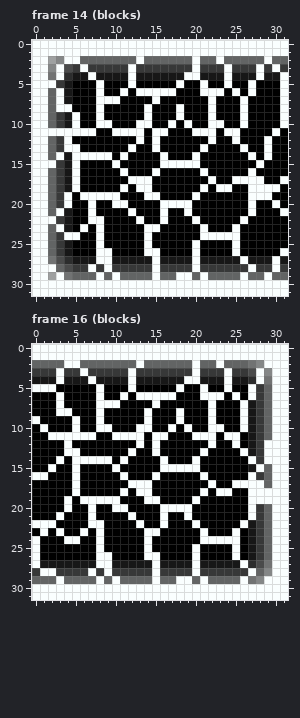
A pixel-art file gets an edit: project/ase/block.aseprite. This is how it looked before the edit.
32x32 pixels, 52 frames. Colours within 5 levels of each other are drawn and written as one. Shown: frame 14 (blocks), frame 16 (blocks). The commit also changed other frames, which this record leaves out.
Once edited:
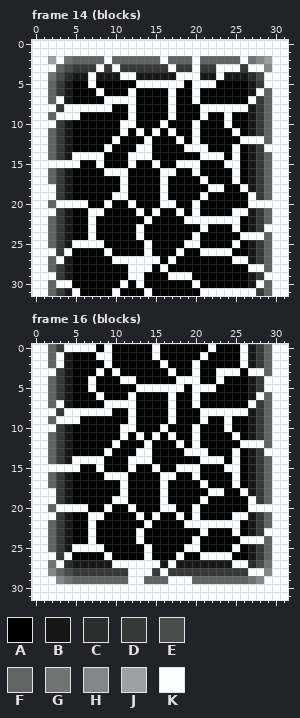
Palette (. is transparent): A #000000  B #171717  C #2c2d2d  D #373838  E #4a4b4b  F #626464  G #717373  H #848787  J #9ea1a1  K #faffff
What changed:
--- frame 14 (blocks), layers "Layer 2", "glow", "Layer 1"
@@ x 0..31 @@
  1 KKKKKKKKKKKKKKKKKKKKKKKKKKKKKKKK
- 2 KKJHKKFFFFFFFKFFFFFFKFFKFFFFFKFF
- 3 KKHKEDKDDDDDKDDDDDDDKDDDKDDDKDKD
- 4 KKGKCBBKBBBBKBBBBBBKKBBBKBBBKBBK
- 5 KKKDBAAAKAAAKAAAAAKAAKAAKAAKAAAK
- 6 KKFKBAAAKAAKAKKKKKAAAKKKAKAKAAAK
- 7 KKFKBAAAKKKAAAAKAAAAAAKAAAKAAAAK
- 8 KKFKKAAAKAAAAAKAAAKAAAKAAAKAAAAK
- 9 KKFDBKAAKAAAAAKAAAKAAAKAAAKAAAAK
-10 KKFDBKAAKKAAAKKAAKAKAAKKAAKAAAAK
-11 KKKKKKKKAAKKKKAKKAAAKKKAKKAAAAKA
-12 KKFDKAAAAAAAAKAKAAAAAAKAAKAAAKAA
-13 KKFDKKAAAAAAKAAKAAAAAKAAAAKAAKAA
-14 KKFKBKKKKKAKAAAAKAAAKAAAAAAKAKAA
-15 KKKDBKAAAAKAAAAAKKKKKAAAAAAAKAAA
-16 KKFDBKAAAAAKAAAKAAAAAKAAAAAKAAAA
-17 KKFDBKAAAAAAKKKAAAAAAAKAAKKKKAAK
-18 KKFDBKAAAAAKAKKAAAAAAKAKKAAKKKKA
-19 KKFDKAKKKKKAAAKKAAAAKAAAAAAKKKAA
-20 KKFDKAAKAAKKAAAAKKKKAAAAAAAKAAKA
-21 KKFKBAAKAAAAKAAAKAAKAAAAAAAKAAAK
-22 KKKDBAAKKAAAAKAAKAAAKAAAAAKAAAAA
-23 KKFKBAKAKAAAAAKKAAAAAKAAAKAAAAAA
-24 KKFDKKAAKAAAAAKAAAAAAKKKKKAAAAAA
-25 KKFDBAAAKAAAAAKAAAAAKAAAAKAAAAAA
-26 KKFDBAAAKKAAAAKKAAAAKAAAAKAAAAAK
-27 KKGECBBBKKBBBBBKBBBBKBBBBBKBBBKB
-28 KKKFEDDKDKDDDDDKDDDDKDDDDDDKDDKD
-29 KKJKGFFFKFKFFFFKFFKKFKFFFFKFFKFF
-30 KKKKKKKKKKKKKKKKKKKKKKKKKKKKKKKK
-31 KKKKKKKKKKKKKKKKKKKKKKKKKKKKKKKK
+ 2 KKJKGFFFFKFFFFFFKFFFKFFFFFKGHJKK
+ 3 KKKFEDDDKDKDDDDDDKDDKDDKKKDKKHKK
+ 4 KKGECBBKBBBKKBBBBBKKKBBKBBBCEKKK
+ 5 KKFDBAAKAAAAAKKKKKKAKKKAAAABDKKK
+ 6 KKFDBAAAKAAAKAAAAKAAKAAAAAABKFKK
+ 7 KKFKBAAAAKKKKAAAAKAAKAAAAAAKDFKK
+ 8 KKKDKKKKKKAAKAAAAKAAAKKKKKKBDFKK
+ 9 KKFKKKAAAAAAKAAAAKAAAKAAKAABDFKK
+10 KKKDBAAAAAAKKAAAKAAAKAAAKAABDFKK
+11 KKFDBAAAAAAKAKAKAKAAKAAAAKABDFKK
+12 KKFDBAAAAAKAAAKAAAKAKAAAAAKKKFKK
+13 KKFDBAAAAKAAAKKAAAAKKKAAAKABDKKK
+14 KKFDBKKKKAAAKKKAAAAAAKKKAKABDFKK
+15 KKKKKKAAKAAAKAAKAAKKKAAAKKABDFKK
+16 KKFDBAAAAKKKAAAAKKAAKAAAAKABDFKK
+17 KKFDBAAAAAAKAAAAKAAAAKAAAKABDFKK
+18 KKKDBAAAAAAKAAAAKAAAAAKKAAKBDFKK
+19 KKKDBAAAAAKKAAAAKAAAAKAAAAAKDFKK
+20 KKFKKKKAAKAAKAAAKKAAKAAAAAAKKKKK
+21 KKKDBAAKKAAAAKAKAAKAKAAAAKKBDFKK
+22 KKFDBAAKAAAAAAKAAAAKKKKKKKABDFKK
+23 KKFDBAAKAAAAAKAAAAAAAKAAAKABDKKK
+24 KKFDBAAKAAAAAKAAAAAAKAAAAAKKKFKK
+25 KKFDBKKKKAAAAAKAAAAKKAAAAKABDFKK
+26 KKKDKAAAAKAAAAKAAAKAAKKKKAABDFKK
+27 KKFKBAAAAAKKKKKKAKAAAAAAAKKBDFKK
+28 KKFDBAAAAAAAKKKAKAAAAAAAAAAKKFKK
+29 KKKDBAAAAAAAKKAAAKKKAAAAAAABDKKK
+30 KKFKKAAAAAAKAKAAAAAAKAAAAAABKFKK
+31 KKFDBKAAAAKAAAKAAAAAAKKKKKKKDFKK
--- frame 16 (blocks), layers "Layer 2", "glow", "Layer 1"
@@ x 0..31 @@
- 0 KKKKKKKKKKKKKKKKKKKKKKKKKKKKKKKK
- 1 KKKKKKKKKKKKKKKKKKKKKKKKKKKKKKKK
- 2 FFFFKKFFFFFFFKFFFFFFKFFKFFFGHKKK
- 3 DDDKDDKDDDDDKDDDDDDDKDDDKDDEKHKK
- 4 BBBKBBBKBBBBKBBBBBBKKBBBKBBCKGKK
- 5 KKKAAAAAKAAAKAAAAAKAAKAAKAAKDFKK
- 6 AAAKAAAAKAAKAKKKKKAAAKKKAKAKDFKK
- 7 AAAKAAAAKKKAAAAKAAAAAAKAAAKBDFKK
- 8 AAAKKAAAKAAAAAKAAAKAAAKAAAKBDFKK
- 9 KAAAAKAAKAAAAAKAAAKAAAKAAAKBDFKK
-10 AKAAAKAAKKAAAKKAAKAKAAKKAAKBDFKK
-11 AAKKKKKKAAKKKKAKKAAAKKKAKKABDFKK
-12 AAAAKAAAAAAAAKAKAAAAAAKAAKABDKKK
-13 AAAAKKAAAAAAKAAKAAAAAKAAAAKBDKKK
-14 AAAKAKKKKKAKAAAAKAAAKAAAAAAKDKKK
-15 AAKAAKAAAAKAAAAAKKKKKAAAAAABKFKK
-16 KKAAAKAAAAAKAAAKAAAAAKAAAAAKDFKK
-17 AAAAAKAAAAAAKKKAAAAAAAKAAKKKKFKK
-18 AAAAAKAAAAAKAKKAAAAAAKAKKAAKKKKK
-19 AAAAKAKKKKKAAAKKAAAAKAAAAAAKKKKK
-20 AAAAKAAKAAKKAAAAKKKKAAAAAAAKDFKK
-21 AAAKAAAKAAAAKAAAKAAKAAAAAAAKDFKK
-22 KKKAAAAKKAAAAKAAKAAAKAAAAAKBDFKK
-23 AKAKAAKAKAAAAAKKAAAAAKAAAKABDFKK
-24 KAAAKKAAKAAAAAKAAAAAAKKKKKABDFKK
-25 KAAAAAAAKAAAAAKAAAAAKAAAAKABDFKK
-26 KAAAAAAAKKAAAAKKAAAAKAAAAKABDFKK
-27 KBBBBBBBKKBBBBBKBBBBKBBBBBKCEGKK
-28 DKKDDDDKDKDDDDDKDDDDKDDDDDDKFHKK
-29 FFFKFFFFKFKFFFFKFFKKFKFFFFKGHKKK
+ 0 KKFDKKKKAKAAAAAKAAAAAAKAAAKBDFKK
+ 1 KKFKBAAAKKAAAAAKAAAAAKAAAAKBDFKK
+ 2 KKFKBAAAAKAAAAAAKAAAKAAAAAKBDFKK
+ 3 KKKDBAAAKAKAAAAAAKAAKAAKKKAKKFKK
+ 4 KKFDBAAKAAAKKAAAAAKKKAAKAAABDKKK
+ 5 KKFDBAAKAAAAAKKKKKKAKKKAAAABDKKK
+ 6 KKFDBAAAKAAAKAAAAKAAKAAAAAABKFKK
+ 7 KKFKBAAAAKKKKAAAAKAAKAAAAAAKDFKK
+ 8 KKKDKKKKKKAAKAAAAKAAAKKKKKKBDFKK
+ 9 KKFKKKAAAAAAKAAAAKAAAKAAKAABDFKK
+10 KKKDBAAAAAAKKAAAKAAAKAAAKAABDFKK
+11 KKFDBAAAAAAKAKAKAKAAKAAAAKABDFKK
+12 KKFDBAAAAAKAAAKAAAKAKAAAAAKKKFKK
+13 KKFDBAAAAKAAAKKAAAAKKKAAAKABDKKK
+14 KKFDBKKKKAAAKKKAAAAAAKKKAKABDFKK
+15 KKKKKKAAKAAAKAAKAAKKKAAAKKABDFKK
+16 KKFDBAAAAKKKAAAAKKAAKAAAAKABDFKK
+17 KKFDBAAAAAAKAAAAKAAAAKAAAKABDFKK
+18 KKKDBAAAAAAKAAAAKAAAAAKKAAKBDFKK
+19 KKKDBAAAAAKKAAAAKAAAAKAAAAAKDFKK
+20 KKFKKKKAAKAAKAAAKKAAKAAAAAAKKKKK
+21 KKKDBAAKKAAAAKAKAAKAKAAAAKKBDFKK
+22 KKFDBAAKAAAAAAKAAAAKKKKKKKABDFKK
+23 KKFDBAAKAAAAAKAAAAAAAKAAAKABDKKK
+24 KKFDBAAKAAAAAKAAAAAAKAAAAAKKKFKK
+25 KKFDBKKKKAAAAAKAAAAKKAAAAKABDFKK
+26 KKKDKAAAAKAAAAKAAAKAAKKKKAABDFKK
+27 KKGKCBBBBBKKKKKKBKBBBBBBBKKCEGKK
+28 KKHFEDDDDDDDKKKDKDDDDDDDDDDKKHKK
+29 KKKHGFFFFFFFKKFFFKKKFFFFFFFGHKKK
 30 KKKKKKKKKKKKKKKKKKKKKKKKKKKKKKKK
Pixel boxes of the changes (left, top, right, bottom) in both pictures:
changed: (48, 56, 288, 296)
changed: (32, 344, 272, 584)
